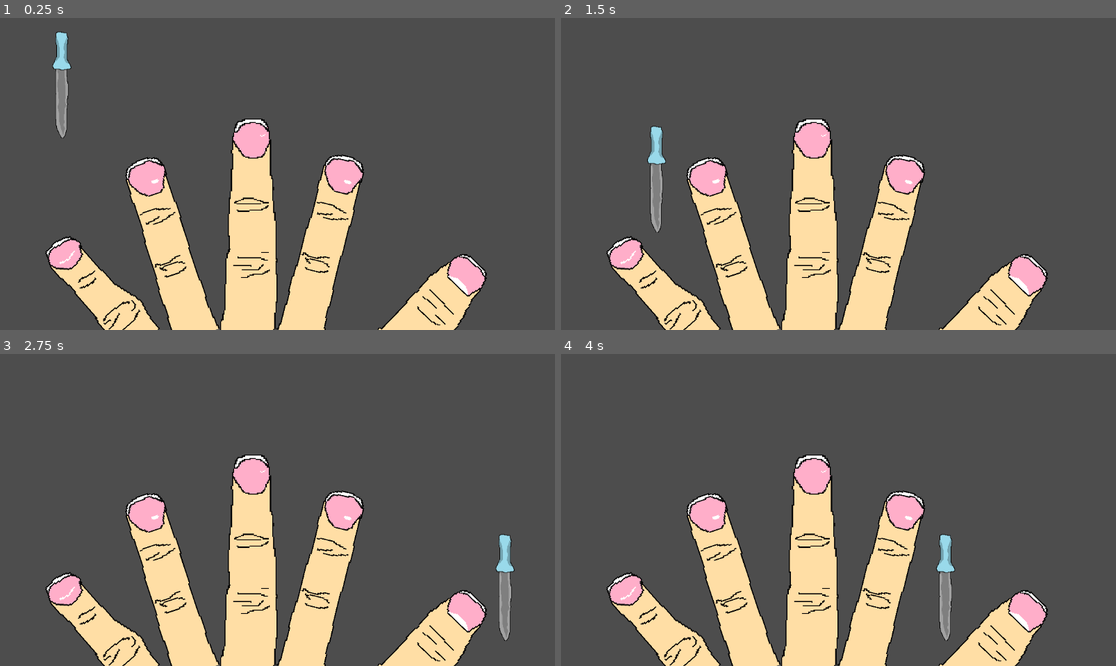
Above: before the commit, frames 1-4 (two rows, left to right).
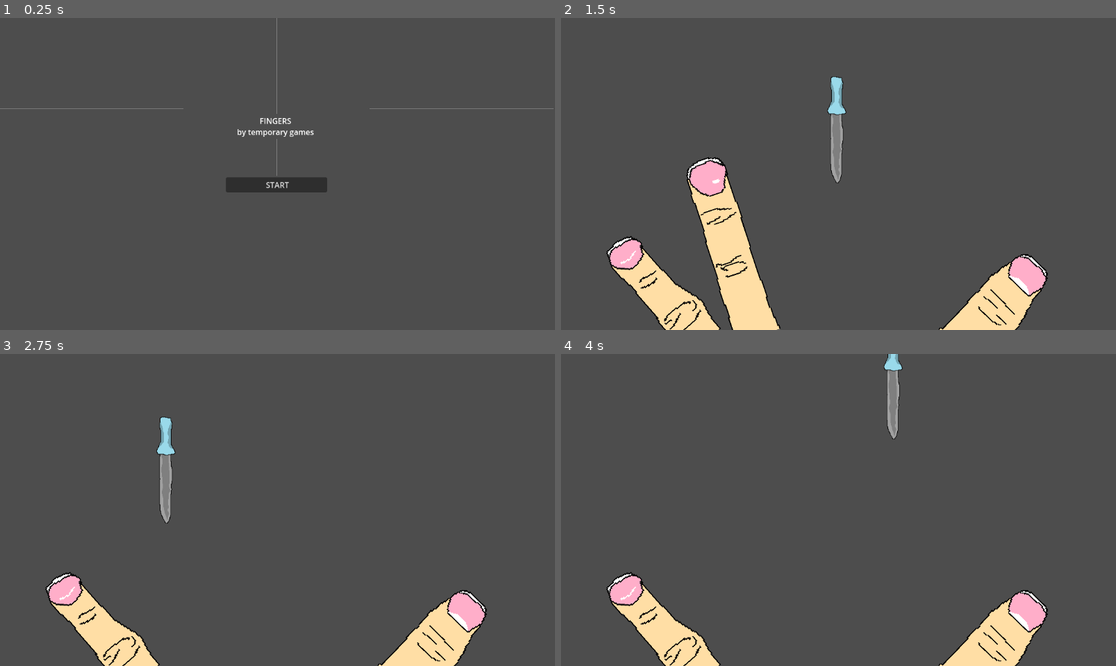
Above: after the commit, the same moments.

Repository: liamebre/fingers
Game: Godot game, scene res://scenes/main.tscn
Same seed, same stepped clock (60 frames per second), same inputs: the game is played once before the commit and once after it.
Inputs (mouse positions are in pixels of both pictures, inside the frame that each line leads up to):
- Up to frame 1 (0.25 s): no input
- Up to frame 2 (1.5 s): click (838, 183) at 0.5 s, where only the run after the commit has a clickable "START"; tap Enter at 1.25 s; move the mouse to (960, 158) at 1.27 s; tap A (a) at 1.35 s
- Up to frame 3 (2.75 s): tap D (d) at 1.55, 2.1 s; tap Space (space) at 2 s; move the mouse to (166, 525) at 2.02 s; click (166, 525) at 2.3 s
- Up to frame 4 (4 s): tap Enter at 2.75 s; move the mouse to (894, 441) at 2.77 s; click (894, 441) at 2.85 s; tap Shift (shift) at 3.05, 3.6 s; tap Space (space) at 3.5, 3.8 s; move the mouse to (810, 572) at 3.52 s

The runs differ from the first frame. In frame 1, 21% of the frame differs, in the area x 0-100%, y 0-100%; in frame 2, 11%; in frame 3, 16%; in frame 4, 15%.

Commit message:
update
added the start screen i have changed hw the knife mves and i have made hte fingers disapear when they get stabbed
.

Diff:
--- a/project.godot
+++ b/project.godot
@@ -13,6 +13,7 @@
 config/name="fingers"
 run/main_scene="uid://bku2uxq4fu8yj"
 config/features=PackedStringArray("4.4", "GL Compatibility")
+boot_splash/show_image=false
 config/icon="res://fingers/icon.svg"
 
 [input]
--- a/scenes/finger.tscn
+++ b/scenes/finger.tscn
@@ -1,10 +1,11 @@
-[gd_scene load_steps=11 format=3 uid="uid://8pw1027wfucf"]
+[gd_scene load_steps=12 format=3 uid="uid://8pw1027wfucf"]
 
 [ext_resource type="Script" uid="uid://cpmjyqxisljnv" path="res://scripts/finger.gd" id="1_720ec"]
 [ext_resource type="Texture2D" uid="uid://dwhef1cekt7qg" path="res://assets/pinkey.png" id="1_ple3j"]
 [ext_resource type="Texture2D" uid="uid://cwmago6vfq4xs" path="res://assets/ring.png" id="2_4cckd"]
 [ext_resource type="Texture2D" uid="uid://djv1xg1r606hc" path="res://assets/middle.png" id="3_dtcej"]
 [ext_resource type="Texture2D" uid="uid://ndlrnpa54pe6" path="res://assets/thumb.png" id="4_jgy7n"]
+[ext_resource type="Texture2D" uid="uid://bn0t7onvjss8c" path="res://assets/point.png" id="5_bisjf"]
 
 [sub_resource type="RectangleShape2D" id="RectangleShape2D_knt1r"]
 size = Vector2(44, 125)
@@ -16,7 +17,7 @@
 size = Vector2(54, 197)
 
 [sub_resource type="RectangleShape2D" id="RectangleShape2D_720ec"]
-size = Vector2(51, 171)
+size = Vector2(44.1078, 169.767)
 
 [sub_resource type="RectangleShape2D" id="RectangleShape2D_bisjf"]
 size = Vector2(53.1665, 112.434)
@@ -24,7 +25,7 @@
 [node name="fingers" type="Node2D"]
 script = ExtResource("1_720ec")
 
-[node name="pinkey" type="StaticBody2D" parent="."]
+[node name="pinkey" type="Area2D" parent="."]
 position = Vector2(-145, -53)
 
 [node name="CollisionShape2D" type="CollisionShape2D" parent="pinkey"]
@@ -37,7 +38,7 @@
 position = Vector2(-1.50483, -1.31738)
 texture = ExtResource("1_ple3j")
 
-[node name="ring" type="StaticBody2D" parent="."]
+[node name="ring" type="Area2D" parent="."]
 position = Vector2(-74, -77)
 
 [node name="CollisionShape2D" type="CollisionShape2D" parent="ring"]
@@ -50,7 +51,7 @@
 position = Vector2(3.47793, -0.950805)
 texture = ExtResource("2_4cckd")
 
-[node name="middle" type="StaticBody2D" parent="."]
+[node name="middle" type="Area2D" parent="."]
 position = Vector2(0, -100)
 
 [node name="CollisionShape2D" type="CollisionShape2D" parent="middle"]
@@ -62,31 +63,38 @@
 position = Vector2(3, 6)
 texture = ExtResource("3_dtcej")
 
-[node name="point" type="StaticBody2D" parent="."]
+[node name="point" type="Area2D" parent="."]
 position = Vector2(79, -84)
 
 [node name="CollisionShape2D" type="CollisionShape2D" parent="point"]
 texture_filter = 2
-position = Vector2(-21, 7)
+position = Vector2(-21.4851, 6.86334)
 rotation = 0.240855
+scale = Vector2(1, 1)
 shape = SubResource("RectangleShape2D_720ec")
 
-[node name="Ring" type="Sprite2D" parent="point/CollisionShape2D"]
+[node name="Point" type="Sprite2D" parent="point/CollisionShape2D"]
 texture_filter = 1
-position = Vector2(3.40747, -2.8964)
-texture = ExtResource("2_4cckd")
+position = Vector2(3.41711, -0.698593)
+rotation = -0.0331608
+scale = Vector2(1.04807, 1.03405)
+texture = ExtResource("5_bisjf")
 
-[node name="thumb" type="StaticBody2D" parent="."]
+[node name="thumb" type="Area2D" parent="."]
 position = Vector2(173, -44)
 
 [node name="CollisionShape2D" type="CollisionShape2D" parent="thumb"]
 position = Vector2(-5, 23)
 rotation = 0.767945
-scale = Vector2(1, 1)
 shape = SubResource("RectangleShape2D_bisjf")
 
 [node name="Thumb" type="Sprite2D" parent="thumb/CollisionShape2D"]
 texture_filter = 1
 position = Vector2(0.719343, -0.694661)
-scale = Vector2(1, 1)
 texture = ExtResource("4_jgy7n")
+
+[connection signal="area_entered" from="pinkey" to="." method="_on_pinkey_area_entered"]
+[connection signal="area_entered" from="ring" to="." method="_on_ring_area_entered"]
+[connection signal="area_entered" from="middle" to="." method="_on_middle_area_entered"]
+[connection signal="area_entered" from="point" to="." method="_on_point_area_entered"]
+[connection signal="area_entered" from="thumb" to="." method="_on_thumb_area_entered"]
--- a/scenes/knife.tscn
+++ b/scenes/knife.tscn
@@ -1,18 +1,21 @@
-[gd_scene load_steps=3 format=3 uid="uid://b4fsllfs1ocie"]
+[gd_scene load_steps=2 format=3 uid="uid://b4fsllfs1ocie"]
 
 [ext_resource type="Texture2D" uid="uid://cxbxibmo28ap3" path="res://assets/knife.png" id="1_ufhdc"]
-
-[sub_resource type="ConvexPolygonShape2D" id="ConvexPolygonShape2D_srw2c"]
-points = PackedVector2Array(16, -221, -19, -224, -16, -23, 0, 0, 12, -24)
 
 [node name="knife" type="Node2D"]
 
 [node name="Area2D" type="Area2D" parent="."]
 
-[node name="CollisionShape2D" type="CollisionShape2D" parent="Area2D"]
-texture_filter = 1
-shape = SubResource("ConvexPolygonShape2D_srw2c")
+[node name="CollisionPolygon2D" type="CollisionPolygon2D" parent="Area2D"]
+position = Vector2(-1.90735e-06, 0.91777)
+scale = Vector2(1, 1.00481)
+polygon = PackedVector2Array(-1, -5, 9, -13, 9, -69, 12, -110, 8, -147, -14, -148, -13, -30)
 
 [node name="Knife" type="Sprite2D" parent="."]
 position = Vector2(-1, -116)
 texture = ExtResource("1_ufhdc")
+
+[node name="ProgressBar" type="ProgressBar" parent="."]
+visible = false
+offset_right = 4.0
+offset_bottom = 27.0
--- a/scenes/main.tscn
+++ b/scenes/main.tscn
@@ -1,15 +1,22 @@
-[gd_scene load_steps=4 format=3 uid="uid://bku2uxq4fu8yj"]
+[gd_scene load_steps=5 format=3 uid="uid://bku2uxq4fu8yj"]
 
 [ext_resource type="Script" uid="uid://bwvgwsisofda1" path="res://scripts/main.gd" id="1_o5qli"]
 [ext_resource type="PackedScene" uid="uid://8pw1027wfucf" path="res://scenes/finger.tscn" id="2_0wfyh"]
+[ext_resource type="PackedScene" uid="uid://b1cieol34i26x" path="res://scenes/start.tscn" id="2_jyhfs"]
 [ext_resource type="PackedScene" uid="uid://b4fsllfs1ocie" path="res://scenes/knife.tscn" id="3_sugp2"]
 
 [node name="Main" type="Node2D"]
 script = ExtResource("1_o5qli")
 
+[node name="start" parent="." instance=ExtResource("2_jyhfs")]
+
 [node name="fingers" parent="." instance=ExtResource("2_0wfyh")]
+visible = false
 position = Vector2(538, 648)
 scale = Vector2(2.25, 2.25)
 
 [node name="knife" parent="." instance=ExtResource("3_sugp2")]
+visible = false
 position = Vector2(130, 254)
+
+[connection signal="startgame" from="start" to="." method="_on_start_startgame"]
--- a/scenes/start.tscn
+++ b/scenes/start.tscn
@@ -1,4 +1,6 @@
-[gd_scene format=3 uid="uid://b1cieol34i26x"]
+[gd_scene load_steps=2 format=3 uid="uid://b1cieol34i26x"]
+
+[ext_resource type="Script" uid="uid://cxaipxiuv7qtf" path="res://scripts/start.gd" id="1_jaeev"]
 
 [node name="start" type="Control"]
 layout_mode = 3
@@ -7,3 +9,54 @@
 anchor_bottom = 1.0
 grow_horizontal = 2
 grow_vertical = 2
+script = ExtResource("1_jaeev")
+
+[node name="HBoxContainer" type="HBoxContainer" parent="."]
+custom_minimum_size = Vector2(32, 32)
+layout_mode = 2
+anchor_right = 1.0
+anchor_bottom = 1.0
+offset_top = -2.0
+offset_right = 2.0
+offset_bottom = 3.0
+
+[node name="HSeparator2" type="HSeparator" parent="HBoxContainer"]
+custom_minimum_size = Vector2(380, 0)
+layout_mode = 2
+
+[node name="HBoxContainer" type="VBoxContainer" parent="HBoxContainer"]
+custom_minimum_size = Vector2(380, 380)
+layout_mode = 2
+
+[node name="VSeparator" type="VSeparator" parent="HBoxContainer/HBoxContainer"]
+custom_minimum_size = Vector2(0, 200)
+layout_mode = 2
+size_flags_vertical = 0
+
+[node name="RichTextLabel" type="RichTextLabel" parent="HBoxContainer/HBoxContainer"]
+texture_filter = 2
+custom_minimum_size = Vector2(180, 40)
+layout_mode = 2
+size_flags_horizontal = 6
+size_flags_vertical = 0
+text = "FINGERS
+by temporary games
+"
+fit_content = true
+tab_size = 5
+horizontal_alignment = 1
+
+[node name="VSeparator2" type="VSeparator" parent="HBoxContainer/HBoxContainer"]
+custom_minimum_size = Vector2(0, 75)
+layout_mode = 2
+
+[node name="Button" type="Button" parent="HBoxContainer/HBoxContainer"]
+layout_mode = 2
+size_flags_horizontal = 4
+text = "                   START                  "
+
+[node name="HSeparator" type="HSeparator" parent="HBoxContainer"]
+custom_minimum_size = Vector2(380, 0)
+layout_mode = 2
+
+[connection signal="pressed" from="HBoxContainer/HBoxContainer/Button" to="." method="_on_button_pressed"]
--- a/scripts/finger.gd
+++ b/scripts/finger.gd
@@ -1 +1,16 @@
 extends Node2D
+
+func _on_pinkey_area_entered(area: Area2D) -> void:
+	$pinkey.hide()
+
+func _on_ring_area_entered(area: Area2D) -> void:
+	$ring.hide()
+
+func _on_middle_area_entered(area: Area2D) -> void:
+	$middle.hide()
+
+func _on_point_area_entered(area: Area2D) -> void:
+	$point.hide()
+
+func _on_thumb_area_entered(area: Area2D) -> void:
+	$thumb.hide()
--- a/scripts/main.gd
+++ b/scripts/main.gd
@@ -2,26 +2,22 @@
 var score = 0
 
 func _ready():
-	pass
+	$fingers.hide()
+	$knife.hide()
+
+func _setup():
+	$fingers.show()
+	$knife.show()
+	score = 0
+
+func _on_start_startgame() -> void:
+	_setup()
+	$start.hide()
+
 func _process(_delta: float) -> void:
 	_getInput()
 
 func _getInput():
-	if Input.is_action_just_pressed("shift"):
-		$knife.position = Vector2(60,600)
+	if Input.is_action_just_pressed("lMouse"):
+		$knife.position = get_global_mouse_position()
 		score +=1
-	if Input.is_action_just_pressed("a"):
-		$knife.position = Vector2(200,450)
-		score +=1
-	if Input.is_action_just_pressed("w"):
-		$knife.position = Vector2(400,400)
-		score +=1
-	if Input.is_action_just_pressed("d"):
-		$knife.position = Vector2(610,400)
-		score +=1
-	if Input.is_action_just_pressed("space"):
-		$knife.position = Vector2(800,600)
-		score +=1
-	if Input.is_action_just_pressed("lMouse"):
-		$knife.position = Vector2(1050,600)
-		score +=1
--- /dev/null
+++ b/scripts/start.gd
@@ -0,0 +1,7 @@
+extends Control
+
+signal startgame
+
+
+func _on_button_pressed() -> void:
+	startgame.emit()
Not shown, added: scripts/start.gd.uid
